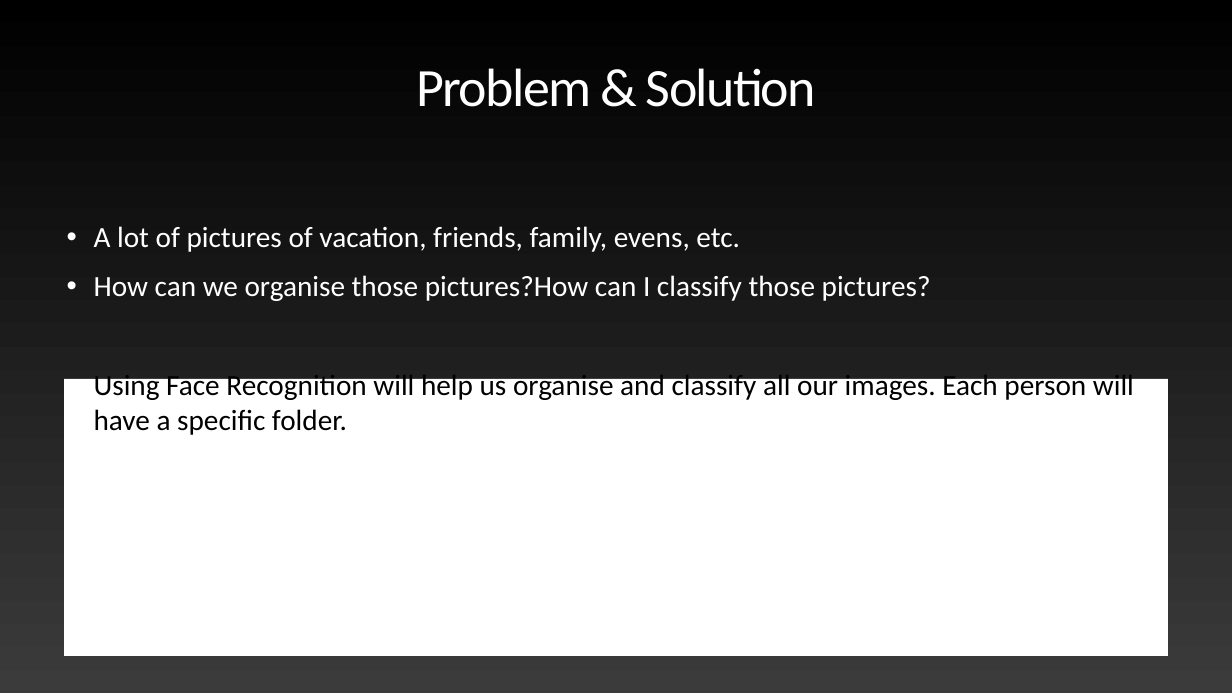
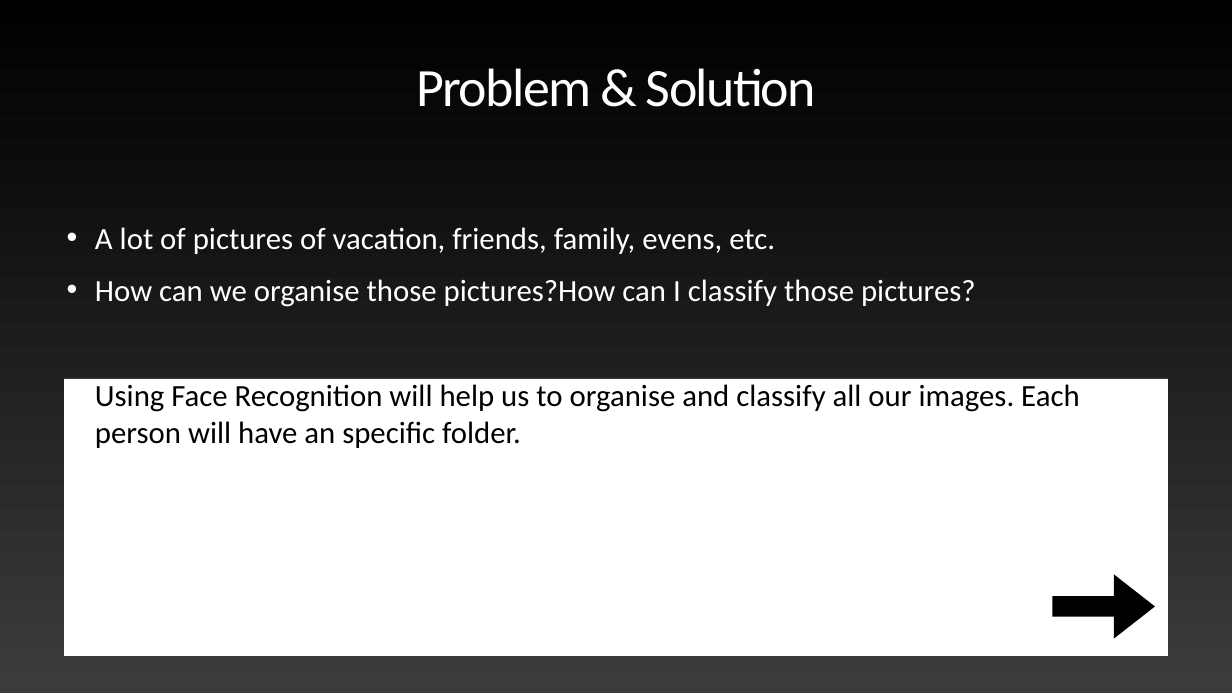
Before and after one commit to ElliotGerard123/FaceRecognition, a slide deck: slide 3 of midterm_presentation.pptx. Drawn at 1232x693 pixels with LibreOffice and Linux fonts; fonts in the diff are those of the drawing. Boxes give left, top, right and bottom in pixels: in the first picture for what was removed or moved away, otherwise in the second. Text is boxed around its words. In the diff, an @@ line names an element or a change of style, - is before the commit and + after.

```diff
--- a/midterm_presentation.pptx
+++ b/midterm_presentation.pptx
@@ text at [95,227,976,307]: size 45.6 to 48 pt in "A lot of pictures of vacation, friends, ...", "How can we organise those pictures?How can ..."; indent changed; more space between paragraphs @@
@@ text at [95,384,1079,448]: text changed; size 45.6 to 48 pt @@
-• Using Face Recognition will help us organise and classify all our images. Each person will have a specific folder.
+• Using Face Recognition will help us to organise and classify all our images. Each person will have an specific folder.
@@ right arrow added at [1052,574,1155,638], fill #000000 @@
```
Also in this commit, not shown: 9 slides added, 4 slides removed.
